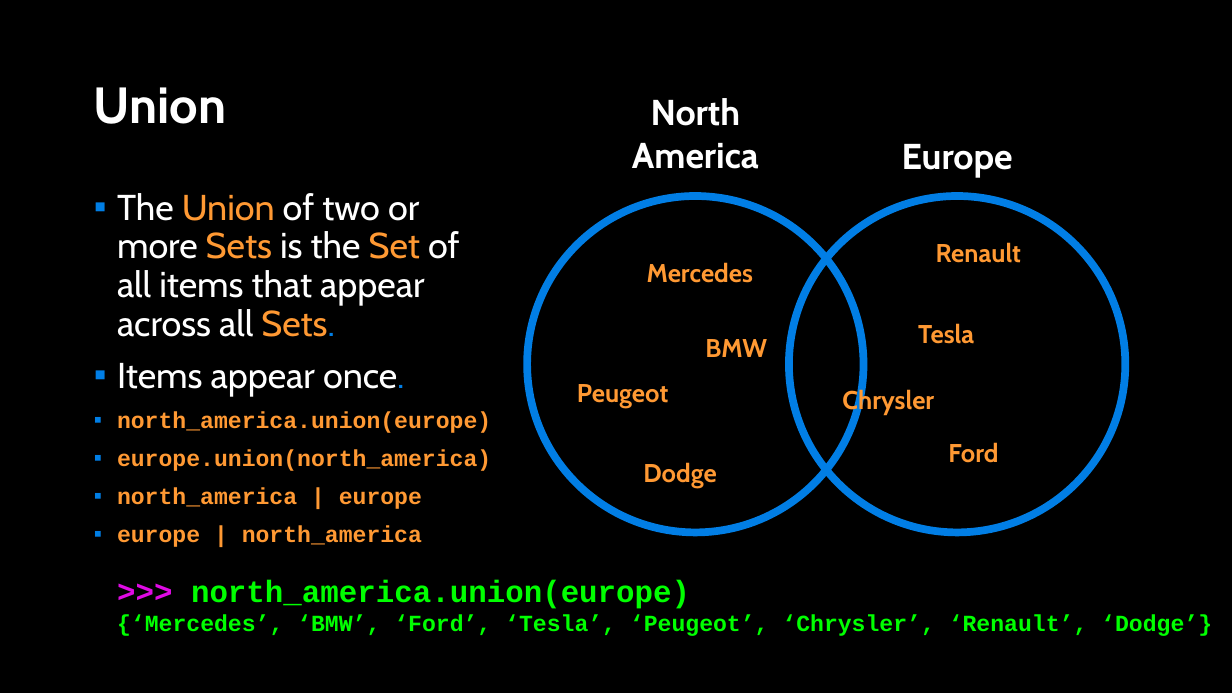
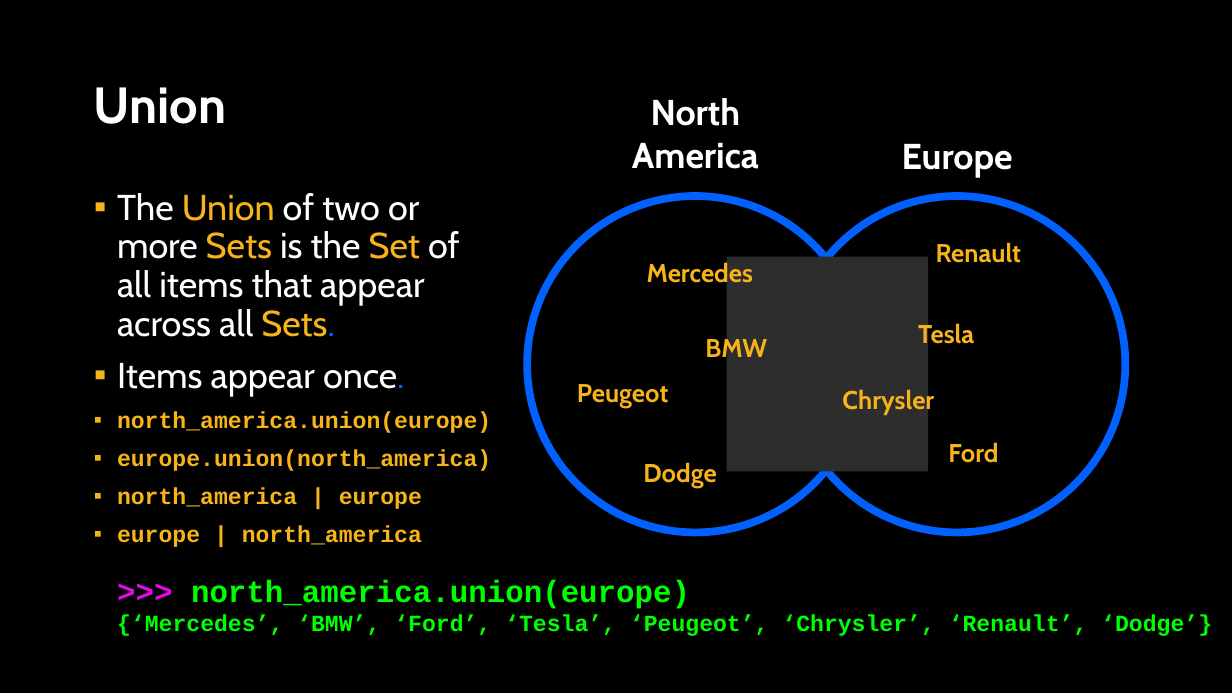
Before and after one commit to APS106/APS106-winter-2024-kinsella-goodfellow, a slide deck: slide 19 of lectures/week8/lecture1/slides/week8_lecture1.pptx. Drawn at 1232x693 pixels with LibreOffice and Linux fonts; fonts in the diff are those of the drawing; background and template pictures are left out. Boxes give left, top, right and bottom in pixels: in the first picture for what was removed or moved away, otherwise in the second. Text is boxed around its words. In the diff, an @@ line names an element or a change of style, - is before the commit and + after.

```diff
--- a/lectures/week8/lecture1/slides/week8_lecture1.pptx
+++ b/lectures/week8/lecture1/slides/week8_lecture1.pptx
@@ text "The Union of two or ..." at (117,193,491,547): text colour #FF9933 to #F7B41A in "Union Sets Set Sets.", "north_america.union(europe)", "europe.union(north_america)", "north_america | europe" and 1 more places; text colour #017EE5 to #0061FF in "Sets.", "once."; bullet colour #007EE5 to #F7B41A @@
@@ ellipse at (528,196,864,532): outline #017EE5 6 pt to #0061FF 6 pt @@
@@ ellipse at (789,196,1126,532): outline #017EE5 6 pt to #0061FF 6 pt @@
@@ rectangle added at (727,257,929,471), fill #2D2D2D @@
@@ text colour #FF9933 to #F7B41A in 8 elements at (647,260,753,287), (948,442,998,463), (918,322,974,349), (705,335,767,362), (842,388,934,415), (643,462,717,488), (936,242,1021,263), (577,384,669,408) @@
```
Also in this commit, not shown: 22 other slides changed, 1 other file.
